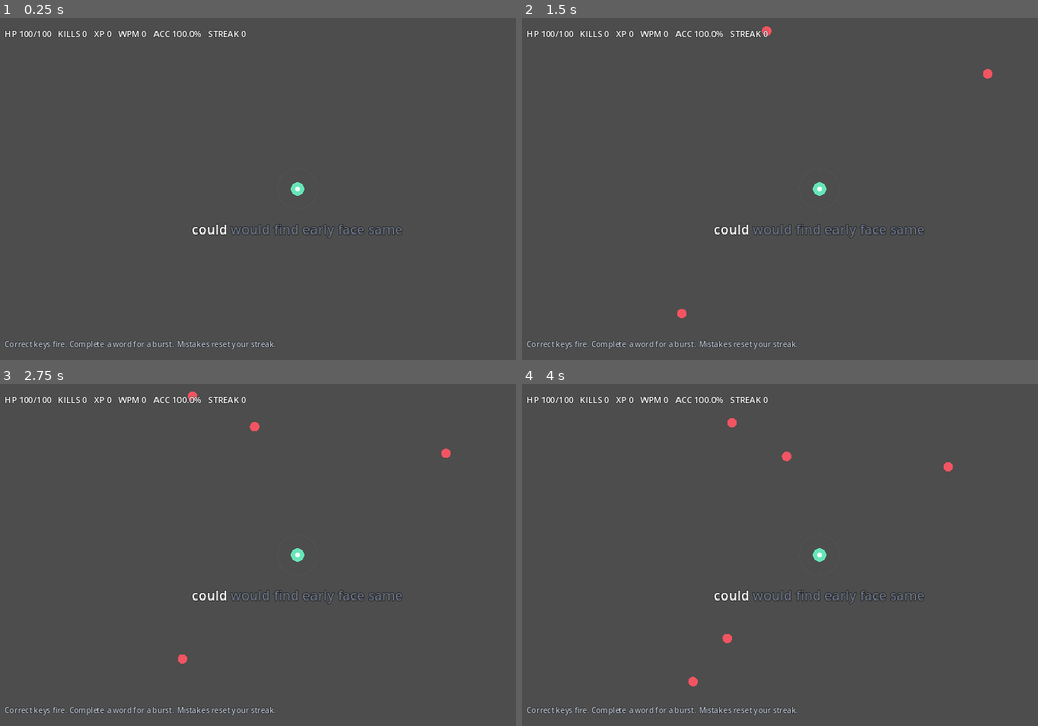
Above: before the commit, frames 1-4 (two rows, left to right).
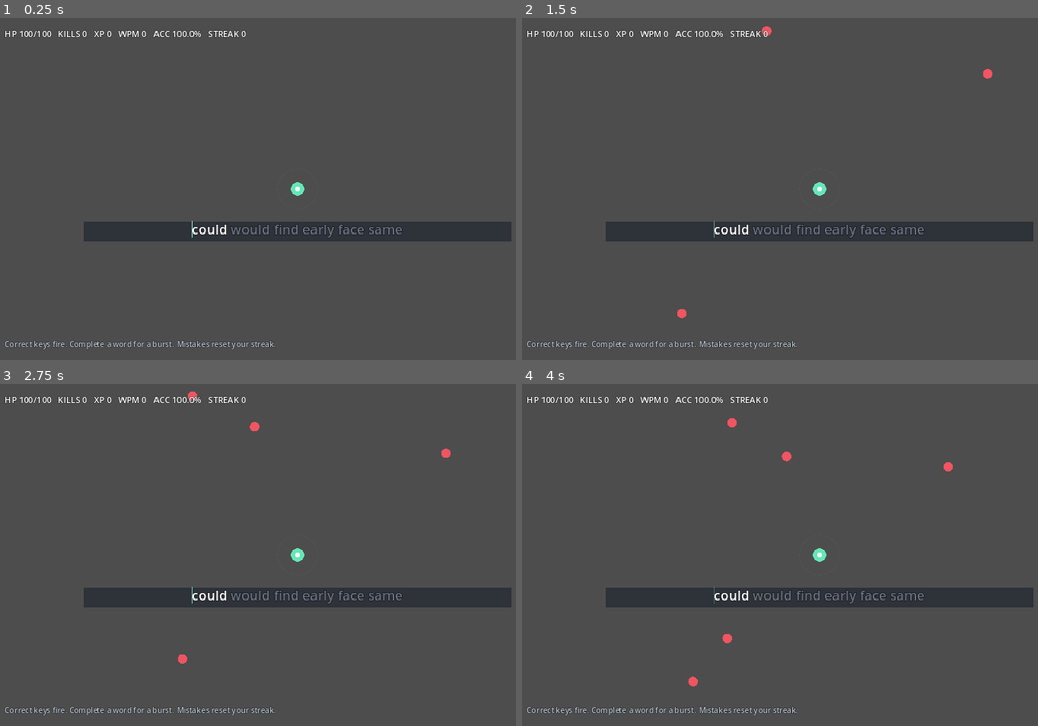
Above: after the commit, the same moments.

Repository: jlcuenca00/typing-roguelite
Game: Godot game, scene res://scenes/Main.tscn
Same seed, same stepped clock (60 frames per second), same inputs: the game is played once before the commit and once after it.
Inputs:
- Up to frame 1 (0.25 s): no input
- Up to frame 2 (1.5 s): tap Enter at 0.5 s
- Up to frame 3 (2.75 s): tap Space at 2 s
- Up to frame 4 (4 s): no input

The runs differ from the first frame. In frame 1, 4.0% of the frame differs, in the area x 16-100%, y 59-66%; in frame 2, 4.0%; in frame 3, 4.0%; in frame 4, 4.0%.
Error before the commit: Invalid access to property or key 'size' on a base object of type 'null instance'. (res://scripts/main.gd:361)

Commit message:
ui: add independent smooth typing caret

Diff:
--- a/game/scenes/Main.tscn
+++ b/game/scenes/Main.tscn
@@ -6,6 +6,14 @@
 script = ExtResource("1_main")
 
 [node name="HUD" type="CanvasLayer" parent="."]
+
+[node name="TypingBackdrop" type="ColorRect" parent="HUD"]
+offset_left = 190.0
+offset_top = 429.0
+offset_right = 1090.0
+offset_bottom = 470.0
+mouse_filter = 2
+color = Color(0.145, 0.165, 0.2, 0.78)
 
 [node name="TypingPanel" type="RichTextLabel" parent="HUD"]
 offset_left = 190.0
@@ -20,6 +28,14 @@
 theme_override_constants/outline_size = 4
 theme_override_colors/font_outline_color = Color(0.04, 0.045, 0.055, 0.9)
 text = "typing roguelite"
+
+[node name="TypingCaret" type="ColorRect" parent="HUD"]
+offset_left = 640.0
+offset_top = 428.0
+offset_right = 642.0
+offset_bottom = 462.0
+mouse_filter = 2
+color = Color(0.56, 0.94, 0.76, 1)
 
 [node name="Stats" type="Label" parent="HUD"]
 offset_left = 24.0
